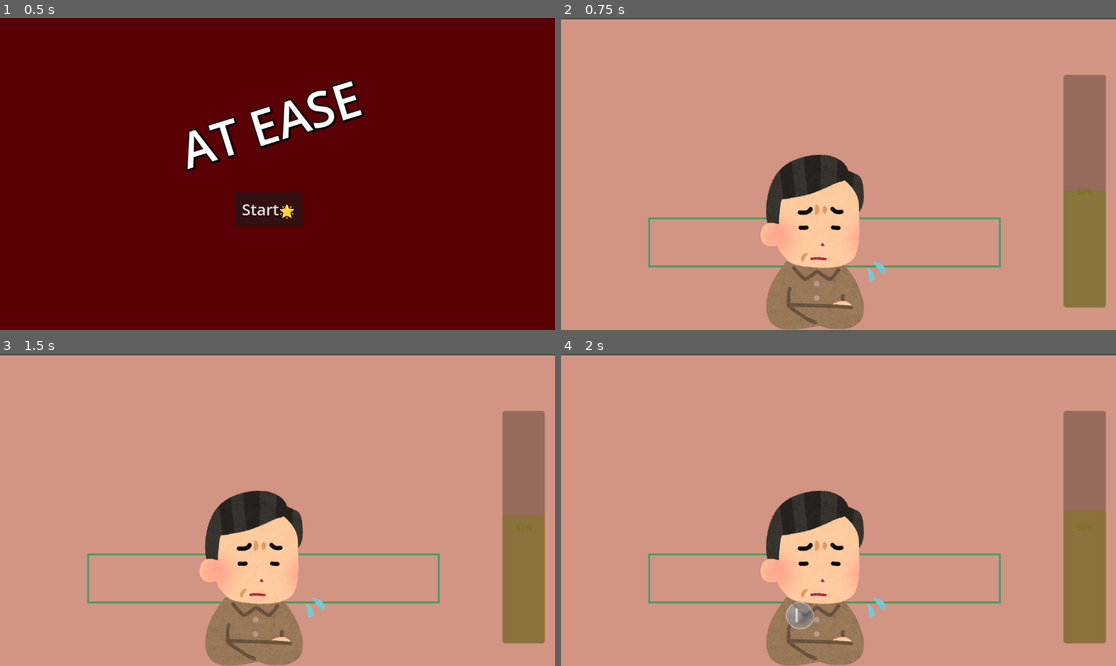
Above: before the commit, frames 1-4 (two rows, left to right).
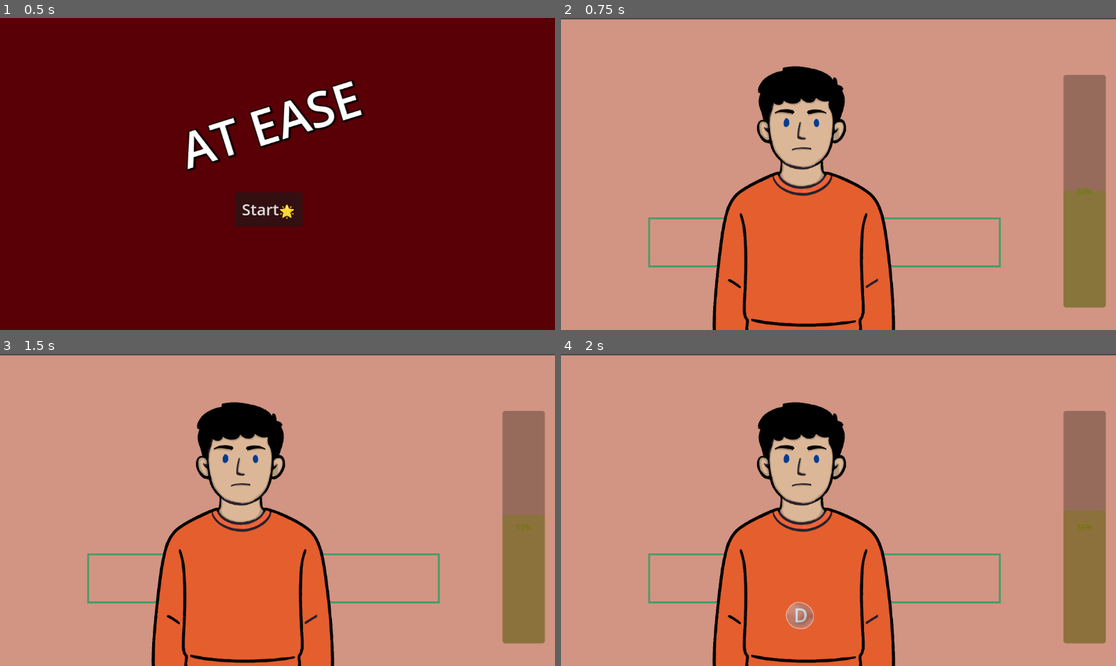
Above: after the commit, the same moments.

Repository: eliasescalante/atEase
Game: Godot game, scene res://scenes/main.tscn
Two runs of this game, one before a commit and one after it. Both use one fixed random seed, a clock stepped at 60 frames per second and the inputs below.
Inputs:
- Up to frame 1 (0.5 s): no input
- Up to frame 2 (0.75 s): click "Start🌟" at 0.5 s
- Up to frame 3 (1.5 s): tap Enter at 1.25 s
- Up to frame 4 (2 s): no input

Frame 1 is identical in both runs. In frame 2, 19% of the frame differs, in the area x 27-61%, y 15-100%; in frame 3, 19%; in frame 4, 19%.

Commit message:
animacion personaje

Diff:
--- /dev/null
+++ b/scenes/player.gd
@@ -0,0 +1,18 @@
+extends Node2D
+
+@onready var sprite = $npc
+
+# Define a dictionary to map numbers to textures
+var sprite_textures = [
+	preload("res://assets/PJ 5.png"),
+	preload("res://assets/PJ (3.png"),
+	preload("res://assets/PJ (4.png"),
+	preload("res://assets/pj (2).png")
+]
+
+func _ready():
+	update_sprite(0)
+
+func update_sprite(interpolation: float):
+	var npc_state = roundi(interpolation * sprite_textures.size()-1)
+	sprite.texture = sprite_textures[npc_state]
--- a/scenes/player.tscn
+++ b/scenes/player.tscn
@@ -1,8 +1,10 @@
-[gd_scene load_steps=2 format=3 uid="uid://5kxehfwigglt"]
+[gd_scene load_steps=3 format=3 uid="uid://5kxehfwigglt"]
 
 [ext_resource type="Texture2D" uid="uid://xd0tudv82qyg" path="res://assets/pngwing.com.png" id="1_3vyb7"]
+[ext_resource type="Script" uid="uid://x5hue6crehds" path="res://scenes/player.gd" id="1_g2els"]
 
 [node name="Player" type="Node2D"]
+script = ExtResource("1_g2els")
 
 [node name="npc" type="Sprite2D" parent="."]
 position = Vector2(-1, 2)
--- a/scripts/level_1.gd
+++ b/scripts/level_1.gd
@@ -6,6 +6,7 @@
 @onready var respiration_bar = $RespirationBar
 @onready var drain_timer = $BubbleSpawner # <- nuevo timer
 @onready var timeLimit_timer = $TimeLimit
+@onready var player = $Player
 
 @export var points_bar = 10
 @export var points_bar_subtract = 5
@@ -22,7 +23,7 @@
 @export var bubble_timer_min_wait: float = 0.8
 @export var bubble_timer_max_wait: float = 3
 
-var letters = "ASDFJKLNEIC"
+var letters = "ASDFJKL"
 
 func _ready():
 	timeLimit_timer.timeout.connect(_on_timeLimit_timer_timeout)
@@ -42,8 +43,11 @@
 	# Continuously change the color of the target node
 	var breathing_bar = $RespirationBar
 	var interpolation_value = breathing_bar.value / breathing_bar.max_value
+	player.update_sprite(interpolation_value)
 	if breathing_bar:
 		breathing_bar.modulate = lerp(color_good, color_bad, interpolation_value)
+
+
 
 
 func _on_timeLimit_timer_timeout():
Binary file added: assets/MATE.png
Not shown, added: assets/MATE.png.import
Binary file added: assets/PJ (2).png
Not shown, added: assets/PJ (2).png.import
Binary file added: assets/PJ (3.png
Not shown, added: assets/PJ (3.png.import
Binary file added: assets/PJ (4.png
Not shown, added: assets/PJ (4.png.import
Binary file added: assets/Pava elec.png
Not shown, added: assets/Pava elec.png.import
Binary file added: assets/YERBA.png
Not shown, added: assets/YERBA.png.import
(and 9 more such lines)
